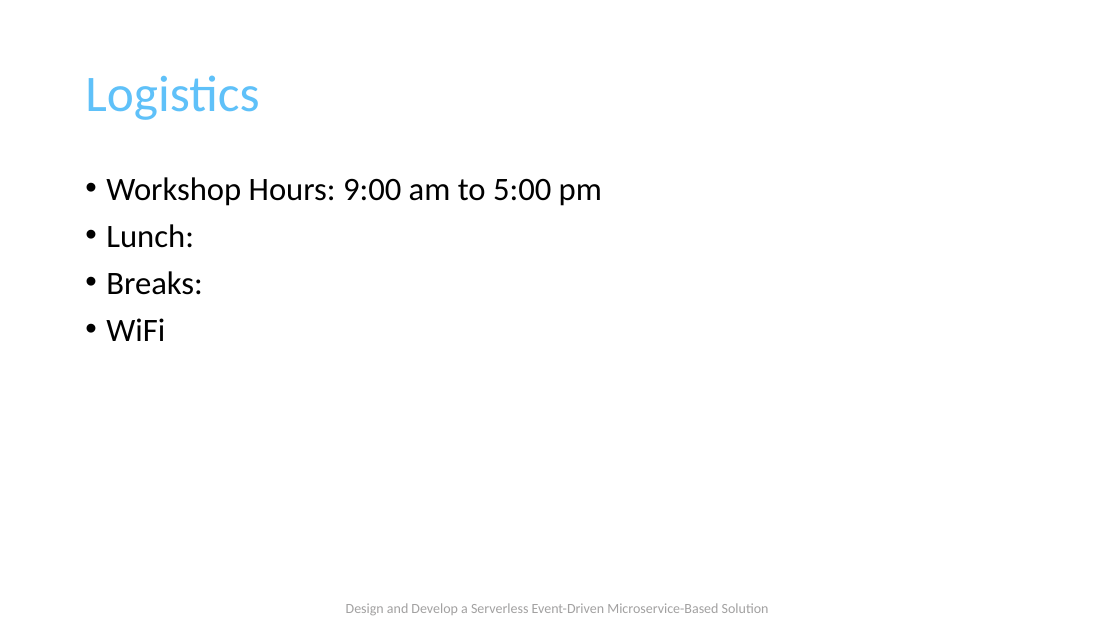
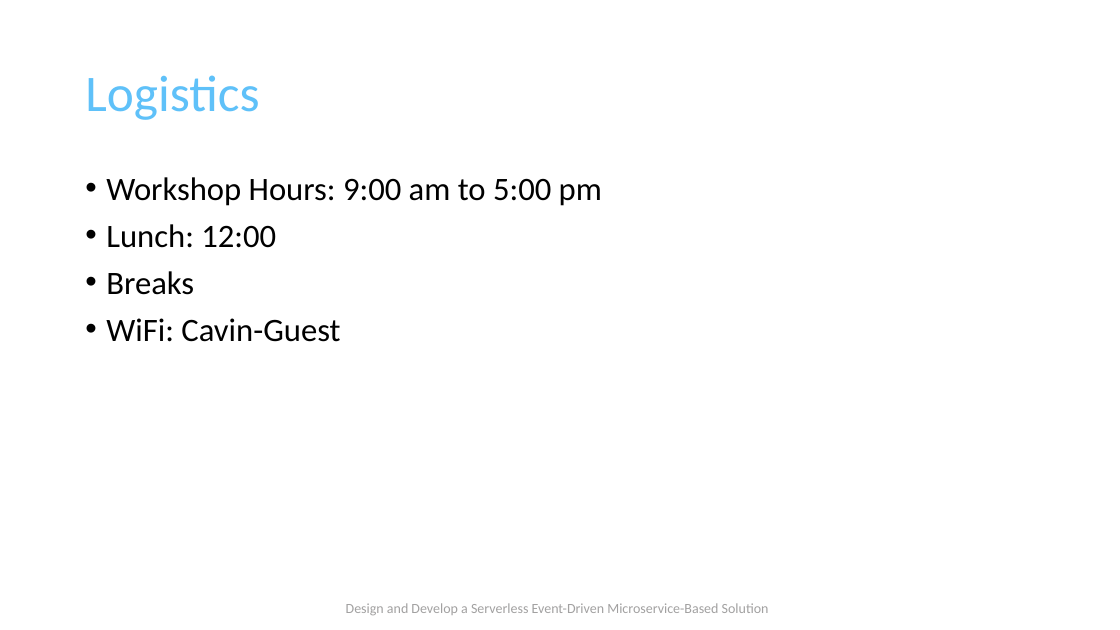
Before and after one commit to TaleLearnCode/DesignDevelopServerlessEventDrivenMicroserviceSolution, a slide deck: slide 4 of EDAWorkshop-01.pptx. Drawn at 1120x630 pixels with LibreOffice and Linux fonts; fonts in the diff are those of the drawing; background and template pictures are left out. Boxes give left, top, right and bottom in pixels: in the first picture for what was removed or moved away, otherwise in the second. Text is boxed around its words. In the diff, an @@ line names an element or a change of style, - is before the commit and + after.

```diff
--- a/EDAWorkshop-01.pptx
+++ b/EDAWorkshop-01.pptx
@@ text at [106,224,340,342]: text changed @@
-• Lunch:
-• Breaks:
-• WiFi
+• Lunch: 12:00
+• Breaks
+• WiFi: Cavin-Guest
```
Also in this commit, not shown: 1 slide added, 7 other files.
